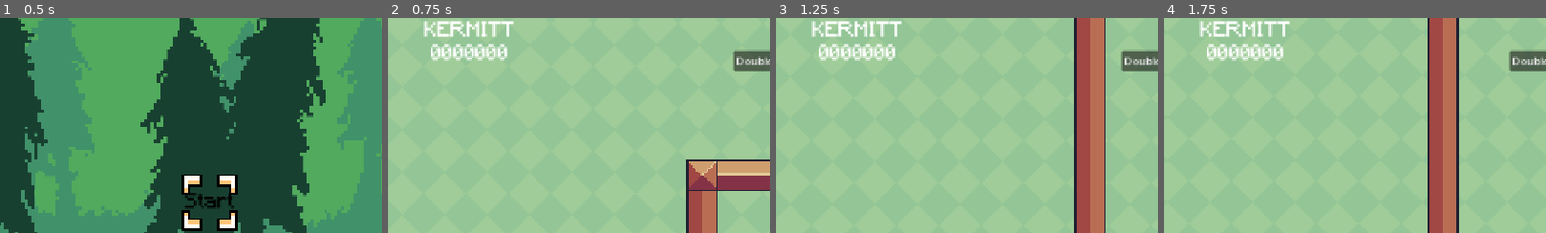
Above: before the commit, frames 1-4 (left to right).
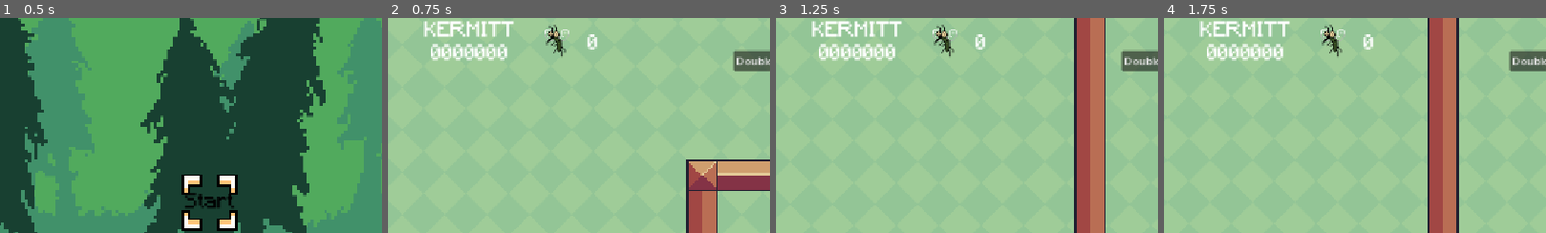
Above: after the commit, the same moments.

Repository: kshitij-vashisth/project_platformer
Game: Godot game, scene res://Assets/Scenes/TransitionScreens/main_menu.tscn
Same seed, same stepped clock (60 frames per second), same inputs: the game is played once before the commit and once after it. Before the commit the project starts from res://Assets/Scenes/main_menu.tscn.
Inputs:
- Up to frame 1 (0.5 s): no input
- Up to frame 2 (0.75 s): click "Start" at 0.5 s
- Up to frame 3 (1.25 s): no input
- Up to frame 4 (1.75 s): hold D (right) from 1.28 s (still down); tap Space (up) at 1.52 s
The pictures show only the part of the screen within x 0-50%, y 0-50%; the shares and areas given below are measured in that part.

Frame 1 is identical in both runs. In frame 2, 0.5% of the frame differs, in the area x 41-55%, y 3-18%; in frame 3, 0.5%; in frame 4, 0.5%.

Commit message:
[assets added] new music added for cutscenes, created level transition screen, created UI script, sorted points scripting

Diff:
--- a/Assets/Scenes/Levels/Level_0-1.tscn
+++ b/Assets/Scenes/Levels/Level_0-1.tscn
@@ -20,7 +20,9 @@
 [ext_resource type="Texture2D" uid="uid://ouc2w2ingvga" path="res://Assets/Art/game_elements/heart.png" id="16_uwflc"]
 [ext_resource type="Script" uid="uid://8l1qwfkeph4n" path="res://Assets/Scripts/pause_screen.gd" id="17_8lgdd"]
 [ext_resource type="FontFile" uid="uid://61cxjtygi5ck" path="res://Assets/font/Minecraft.ttf" id="17_vcnwt"]
+[ext_resource type="Script" uid="uid://baq88q4l7k3pc" path="res://Assets/Scripts/Scenes/ui.gd" id="18_0p5ug"]
 [ext_resource type="Texture2D" uid="uid://cnldq7gd7gdw1" path="res://Assets/Art/UI/Spritesheet_UI_Flat_Animated.png" id="18_8lgdd"]
+[ext_resource type="Texture2D" uid="uid://bue1p5p3ypx8r" path="res://Assets/Art/Collectible/mosquito.png" id="20_nkldq"]
 
 [sub_resource type="TileSetAtlasSource" id="TileSetAtlasSource_rvsrt"]
 texture = ExtResource("10_uybai")
@@ -233,6 +235,23 @@
 
 [sub_resource type="StyleBoxEmpty" id="StyleBoxEmpty_chlgl"]
 
+[sub_resource type="StyleBoxEmpty" id="StyleBoxEmpty_0cgwx"]
+
+[sub_resource type="AtlasTexture" id="AtlasTexture_h6emj"]
+atlas = ExtResource("20_nkldq")
+region = Rect2(0, 0, 48, 48)
+
+[sub_resource type="SpriteFrames" id="SpriteFrames_nesho"]
+animations = [{
+"frames": [{
+"duration": 1.0,
+"texture": SubResource("AtlasTexture_h6emj")
+}],
+"loop": 1,
+"name": &"default",
+"speed": 5.0
+}]
+
 [sub_resource type="StyleBoxEmpty" id="StyleBoxEmpty_uybai"]
 
 [sub_resource type="StyleBoxEmpty" id="StyleBoxEmpty_pg2rj"]
@@ -327,8 +346,6 @@
 
 [sub_resource type="StyleBoxEmpty" id="StyleBoxEmpty_gintr"]
 
-[sub_resource type="StyleBoxEmpty" id="StyleBoxEmpty_0cgwx"]
-
 [node name="Node" type="Node" unique_id=1750968894]
 
 [node name="Enemies" type="Node" parent="." unique_id=1552556645]
@@ -356,7 +373,7 @@
 unique_name_in_owner = true
 script = ExtResource("1_chlgl")
 hearts = [NodePath("../UI/Hearts/HBoxContainer/Heart"), NodePath("../UI/Hearts/HBoxContainer/Heart2"), NodePath("../UI/Hearts/HBoxContainer/Heart3")]
-points_text = NodePath("../UI/PointsPanel/VBoxContainer/PointsText")
+points_text = NodePath("../UI/PointsPanel/PointsDisplay/PointsText")
 
 [node name="SceneObjects" type="Node" parent="." unique_id=1860487853]
 
@@ -531,7 +548,11 @@
 [node name="CollisionShape2D" type="CollisionShape2D" parent="fall_area" unique_id=319349031]
 shape = SubResource("WorldBoundaryShape2D_nesho")
 
-[node name="UI" type="CanvasLayer" parent="." unique_id=1164828528]
+[node name="UI" type="CanvasLayer" parent="." unique_id=1164828528 node_paths=PackedStringArray("game_manager", "points_label", "mosquito_points_label")]
+script = ExtResource("18_0p5ug")
+game_manager = NodePath("../GameManager")
+points_label = NodePath("PointsPanel/PointsDisplay/PointsText")
+mosquito_points_label = NodePath("PointsPanel/MosquitoDisplay/NumMosquitoes")
 
 [node name="Hearts" type="Panel" parent="UI" unique_id=2131684878]
 anchors_preset = 1
@@ -569,6 +590,59 @@
 layout_mode = 2
 texture = ExtResource("16_uwflc")
 expand_mode = 2
+
+[node name="PointsPanel" type="Panel" parent="UI" unique_id=1346019531]
+offset_left = 10.0
+offset_top = 9.0
+offset_right = 237.0
+offset_bottom = 67.0
+theme_override_styles/panel = SubResource("StyleBoxEmpty_0cgwx")
+
+[node name="PointsDisplay" type="VBoxContainer" parent="UI/PointsPanel" unique_id=2058140037]
+layout_mode = 1
+anchors_preset = 15
+anchor_right = 1.0
+anchor_bottom = 1.0
+grow_horizontal = 2
+grow_vertical = 2
+
+[node name="CharacterName" type="Label" parent="UI/PointsPanel/PointsDisplay" unique_id=1817126668]
+layout_mode = 2
+theme_override_fonts/font = ExtResource("17_vcnwt")
+theme_override_font_sizes/font_size = 30
+text = "KERMITT"
+horizontal_alignment = 1
+vertical_alignment = 1
+
+[node name="PointsText" type="Label" parent="UI/PointsPanel/PointsDisplay" unique_id=314082195]
+layout_mode = 2
+theme_override_fonts/font = ExtResource("17_vcnwt")
+theme_override_font_sizes/font_size = 30
+text = "0000000"
+horizontal_alignment = 1
+vertical_alignment = 1
+
+[node name="MosquitoDisplay" type="HBoxContainer" parent="UI/PointsPanel" unique_id=944668353]
+layout_mode = 1
+anchors_preset = 5
+anchor_left = 0.5
+anchor_right = 0.5
+offset_left = 116.0
+offset_right = 254.5
+offset_bottom = 64.0
+grow_horizontal = 2
+alignment = 1
+
+[node name="AnimatedSprite2D" type="AnimatedSprite2D" parent="UI/PointsPanel/MosquitoDisplay" unique_id=1559104852]
+position = Vector2(13, 24)
+scale = Vector2(1.5, 1.5)
+sprite_frames = SubResource("SpriteFrames_nesho")
+
+[node name="NumMosquitoes" type="Label" parent="UI/PointsPanel/MosquitoDisplay" unique_id=307769105]
+layout_mode = 2
+theme_override_fonts/font = ExtResource("17_vcnwt")
+theme_override_font_sizes/font_size = 30
+text = "0"
 
 [node name="Pause Screen" type="Node" parent="UI" unique_id=1811907973]
 script = ExtResource("17_8lgdd")
@@ -612,7 +686,7 @@
 offset_bottom = 155.0
 grow_horizontal = 2
 grow_vertical = 2
-theme_override_constants/separation = 71
+theme_override_constants/separation = 102
 alignment = 1
 
 [node name="ResumeButton" type="Button" parent="UI/Pause Screen/PausePanel/VBoxContainer" unique_id=156934730]
@@ -630,8 +704,8 @@
 
 [node name="AnimatedSprite2D" type="AnimatedSprite2D" parent="UI/Pause Screen/PausePanel/VBoxContainer/ResumeButton" unique_id=2129196073]
 texture_filter = 1
-position = Vector2(240.5, 22)
-scale = Vector2(10.15625, 3.1874995)
+position = Vector2(243, 22)
+scale = Vector2(7.750001, 3.1874995)
 sprite_frames = SubResource("SpriteFrames_0cgwx")
 autoplay = "default"
 
@@ -651,7 +725,7 @@
 [node name="AnimatedSprite2D" type="AnimatedSprite2D" parent="UI/Pause Screen/PausePanel/VBoxContainer/MainMenu" unique_id=1110115305]
 texture_filter = 1
 position = Vector2(240.5, 22)
-scale = Vector2(10.15625, 3.1874995)
+scale = Vector2(7.75, 3.187)
 sprite_frames = SubResource("SpriteFrames_0cgwx")
 autoplay = "default"
 
@@ -672,41 +746,10 @@
 [node name="AnimatedSprite2D" type="AnimatedSprite2D" parent="UI/Pause Screen/PausePanel/VBoxContainer/Exit" unique_id=2101344898]
 texture_filter = 1
 position = Vector2(240.5, 22)
-scale = Vector2(10.15625, 3.1874995)
+scale = Vector2(7.75, 3.187)
 sprite_frames = SubResource("SpriteFrames_0cgwx")
 autoplay = "default"
 frame_progress = 0.46317825
-
-[node name="PointsPanel" type="Panel" parent="UI" unique_id=1346019531]
-offset_left = 10.0
-offset_top = 9.0
-offset_right = 237.0
-offset_bottom = 67.0
-theme_override_styles/panel = SubResource("StyleBoxEmpty_0cgwx")
-
-[node name="VBoxContainer" type="VBoxContainer" parent="UI/PointsPanel" unique_id=2058140037]
-layout_mode = 1
-anchors_preset = 15
-anchor_right = 1.0
-anchor_bottom = 1.0
-grow_horizontal = 2
-grow_vertical = 2
-
-[node name="CharacterName" type="Label" parent="UI/PointsPanel/VBoxContainer" unique_id=1817126668]
-layout_mode = 2
-theme_override_fonts/font = ExtResource("17_vcnwt")
-theme_override_font_sizes/font_size = 30
-text = "KERMITT"
-horizontal_alignment = 1
-vertical_alignment = 1
-
-[node name="PointsText" type="Label" parent="UI/PointsPanel/VBoxContainer" unique_id=314082195]
-layout_mode = 2
-theme_override_fonts/font = ExtResource("17_vcnwt")
-theme_override_font_sizes/font_size = 30
-text = "0000000"
-horizontal_alignment = 1
-vertical_alignment = 1
 
 [node name="Wall_fallers" type="Node" parent="." unique_id=1312731303]
 
--- /dev/null
+++ b/Assets/Scenes/TransitionScreens/level_transition_screen.tscn
@@ -0,0 +1,141 @@
+[gd_scene format=3 uid="uid://c82bvue8qk2bb"]
+
+[ext_resource type="FontFile" uid="uid://61cxjtygi5ck" path="res://Assets/font/Minecraft.ttf" id="1_bky3u"]
+[ext_resource type="Script" uid="uid://cihrpec7h8b3u" path="res://Assets/Scripts/game_manager.gd" id="1_frckw"]
+[ext_resource type="Texture2D" uid="uid://bue1p5p3ypx8r" path="res://Assets/Art/Collectible/mosquito.png" id="1_ydxv8"]
+[ext_resource type="Script" uid="uid://baq88q4l7k3pc" path="res://Assets/Scripts/Scenes/ui.gd" id="2_5aa3u"]
+[ext_resource type="Texture2D" uid="uid://bcel5pv0y28xk" path="res://Assets/Art/Character/Fall (32x32).png" id="2_ydxv8"]
+
+[sub_resource type="StyleBoxEmpty" id="StyleBoxEmpty_3k3la"]
+
+[sub_resource type="AtlasTexture" id="AtlasTexture_h6emj"]
+atlas = ExtResource("1_ydxv8")
+region = Rect2(0, 0, 48, 48)
+
+[sub_resource type="SpriteFrames" id="SpriteFrames_frckw"]
+animations = [{
+"frames": [{
+"duration": 1.0,
+"texture": SubResource("AtlasTexture_h6emj")
+}],
+"loop": 1,
+"name": &"default",
+"speed": 5.0
+}]
+
+[node name="LevelTransitionScreen" type="Node2D" unique_id=1801994271]
+
+[node name="GameManager" type="Node" parent="." unique_id=607024069 node_paths=PackedStringArray("hearts", "points_text")]
+unique_name_in_owner = true
+script = ExtResource("1_frckw")
+hearts = [NodePath(""), NodePath(""), NodePath("")]
+points_text = NodePath("")
+
+[node name="UI" type="CanvasLayer" parent="." unique_id=406519907 node_paths=PackedStringArray("game_manager", "points_label", "mosquito_points_label")]
+script = ExtResource("2_5aa3u")
+game_manager = NodePath("../GameManager")
+points_label = NodePath("PointsPanel/PointsDisplay/PointsText")
+mosquito_points_label = NodePath("PointsPanel/MosquitoesDisplay/NumMosquitoes")
+
+[node name="PointsPanel" type="Panel" parent="UI" unique_id=2003315820]
+offset_left = 10.0
+offset_top = 9.0
+offset_right = 237.0
+offset_bottom = 67.0
+theme_override_styles/panel = SubResource("StyleBoxEmpty_3k3la")
+
+[node name="MosquitoesDisplay" type="HBoxContainer" parent="UI/PointsPanel" unique_id=1032034759]
+layout_mode = 1
+anchors_preset = 5
+anchor_left = 0.5
+anchor_right = 0.5
+offset_left = 130.5
+offset_top = -2.0
+offset_right = 273.5
+offset_bottom = 56.0
+grow_horizontal = 2
+alignment = 1
+
+[node name="AnimatedSprite2D" type="AnimatedSprite2D" parent="UI/PointsPanel/MosquitoesDisplay" unique_id=978827344]
+position = Vector2(13, 24)
+scale = Vector2(1.5, 1.5)
+sprite_frames = SubResource("SpriteFrames_frckw")
+
+[node name="NumMosquitoes" type="Label" parent="UI/PointsPanel/MosquitoesDisplay" unique_id=1620880231]
+layout_mode = 2
+theme_override_fonts/font = ExtResource("1_bky3u")
+theme_override_font_sizes/font_size = 30
+text = "0"
+
+[node name="PointsDisplay" type="VBoxContainer" parent="UI/PointsPanel" unique_id=1598487554]
+layout_mode = 1
+anchors_preset = 15
+anchor_right = 1.0
+anchor_bottom = 1.0
+grow_horizontal = 2
+grow_vertical = 2
+
+[node name="CharacterName" type="Label" parent="UI/PointsPanel/PointsDisplay" unique_id=2125160370]
+layout_mode = 2
+theme_override_fonts/font = ExtResource("1_bky3u")
+theme_override_font_sizes/font_size = 30
+text = "KERMITT"
+horizontal_alignment = 1
+vertical_alignment = 1
+
+[node name="PointsText" type="Label" parent="UI/PointsPanel/PointsDisplay" unique_id=1720315121]
+layout_mode = 2
+theme_override_fonts/font = ExtResource("1_bky3u")
+theme_override_font_sizes/font_size = 30
+text = "0000000"
+horizontal_alignment = 1
+vertical_alignment = 1
+
+[node name="LivesDisplay" type="HBoxContainer" parent="UI" unique_id=1500168222]
+anchors_preset = 8
+anchor_left = 0.5
+anchor_top = 0.5
+anchor_right = 0.5
+anchor_bottom = 0.5
+offset_left = 20.5
+offset_top = -15.5
+offset_right = 67.5
+offset_bottom = 15.5
+grow_horizontal = 2
+grow_vertical = 2
+
+[node name="Sprite2D" type="Sprite2D" parent="UI/LivesDisplay" unique_id=1870783496]
+texture_filter = 1
+position = Vector2(-49.49997, -1.5)
+scale = Vector2(3, 3)
+texture = ExtResource("2_ydxv8")
+
+[node name="LivesLabel" type="Label" parent="UI/LivesDisplay" unique_id=591140801]
+layout_mode = 2
+size_flags_horizontal = 4
+theme_override_fonts/font = ExtResource("1_bky3u")
+theme_override_font_sizes/font_size = 30
+text = "X 0"
+
+[node name="LevelLabel" type="Label" parent="UI" unique_id=21271984]
+anchors_preset = 8
+anchor_left = 0.5
+anchor_top = 0.5
+anchor_right = 0.5
+anchor_bottom = 0.5
+offset_left = -20.0
+offset_top = -92.5
+offset_right = 20.0
+offset_bottom = -69.5
+grow_horizontal = 2
+grow_vertical = 2
+theme_override_fonts/font = ExtResource("1_bky3u")
+theme_override_font_sizes/font_size = 40
+text = "World 0 - 0"
+horizontal_alignment = 1
+vertical_alignment = 1
+
+[node name="ColorRect" type="ColorRect" parent="." unique_id=2099634063]
+offset_right = 1164.0
+offset_bottom = 676.0
+color = Color(0, 0, 0, 1)
--- a/Assets/Scenes/main_menu1.tscn
+++ /dev/null
@@ -1,3 +0,0 @@
-[gd_scene format=3 uid="uid://cu7hxtkhdwhok"]
-
-[node name="MainMenu1" type="Node2D"]
--- a/Assets/Scripts/Enemy_States/mushroom.gd
+++ b/Assets/Scripts/Enemy_States/mushroom.gd
@@ -6,7 +6,7 @@
 @export var squash_sound: AudioStreamPlayer2D
 @export var can_move: bool = true
 @export var state_access: StateMachine
-
+@export var mushroom_points: int = 150
 @onready var game_manager: Node = %GameManager
 
 var dying: bool = false
@@ -40,6 +40,7 @@
 		if y_delta > 30:
 			can_move = false
 			dying = true
+			game_manager.points += mushroom_points
 			body.velocity.y += -player_bounce_velocity
 			body.jump_count = 1
 			body.change_state("in_air",body.state_access)
--- a/Assets/Scripts/Player_States/state_hurt.gd
+++ b/Assets/Scripts/Player_States/state_hurt.gd
@@ -21,6 +21,7 @@
 	hurt_timer += delta
 	if hurt_timer < HURT_LOCK_TIME:
 		return
+
 	if not player.is_on_floor_only() and not player.is_on_wall_only():
 		player.jump_count = 1
 		player.change_state("in_air",state_machine)
--- /dev/null
+++ b/Assets/Scripts/Scenes/ui.gd
@@ -0,0 +1,13 @@
+extends CanvasLayer
+@export var game_manager: Node
+@export var points_label: Label
+@export var mosquito_points_label: Label
+# Called when the node enters the scene tree for the first time.
+func _ready() -> void:
+	pass # Replace with function body.
+
+
+# Called every frame. 'delta' is the elapsed time since the previous frame.
+func _process(delta: float) -> void:
+	points_label.text = game_manager.check_zero_add_zero()
+	mosquito_points_label.text = str(game_manager.num_mosquitoes)
--- a/Assets/Scripts/game_manager.gd
+++ b/Assets/Scripts/game_manager.gd
@@ -1,7 +1,7 @@
 extends Node
 
 var level_1_1_loaded: int = 0
-
+var num_mosquitoes: int = 0
 #var hearts: int = 3
 var points: int = 0
 var lives: int = 3
@@ -40,7 +40,7 @@
 
 func mosquito_add_points() -> void:
 	points += 200
-	display_points()
+	num_mosquitoes += 1
 
 func decrease_health() -> void:
 	lives -= 1
@@ -52,9 +52,6 @@
 			hearts[h].hide()
 	if lives == 0:
 		call_deferred("reload_scene")
-
-func display_points()-> void:
-	points_text.text = check_zero_add_zero()
 
 
 
--- a/Assets/Scripts/pause_screen.gd
+++ b/Assets/Scripts/pause_screen.gd
@@ -13,7 +13,7 @@
 
 func _on_main_menu_pressed() -> void:
 	get_tree().paused = false
-	get_tree().change_scene_to_file("res://Assets/Scenes/main_menu.tscn")
+	get_tree().change_scene_to_file("res://Assets/Scenes/TransitionScreens/main_menu.tscn")
 
 
 func _on_exit_pressed() -> void:
Renamed: Assets/Scenes/main_menu.tscn -> Assets/Scenes/TransitionScreens/main_menu.tscn
Not shown, added: Assets/Scripts/Scenes/ui.gd.uid
Not shown, added: Assets/Sounds/BGM/Suno/8 Bit Sprint_bbc3.mp3.import
Not shown, added: Assets/Sounds/BGM/Suno/8 Bit Sprint_d1b7.mp3.import
Not shown, added: Assets/Sounds/BGM/Suno/8-Bit Overdrive_3fca.mp3.import
Not shown, added: Assets/Sounds/BGM/Suno/8-Bit Overdrive_e193.mp3.import
Not shown, added: Assets/Sounds/BGM/Suno/8-Bit Rush Loop_be8e.mp3.import
Not shown, added: Assets/Sounds/BGM/Suno/8-Bit Rush Loop_cae7.mp3.import
Not shown, added: Assets/Sounds/BGM/Suno/All Valley Rush_42ab.mp3.import
Not shown, added: Assets/Sounds/BGM/Suno/All Valley Rush_e844.mp3.import
Not shown, added: Assets/Sounds/BGM/Suno/Crane Kick Charge-boss level.mp3.import
Not shown, added: Assets/Sounds/BGM/Suno/Crane Kick Charge.mp3.import
(and 31 more such lines)
